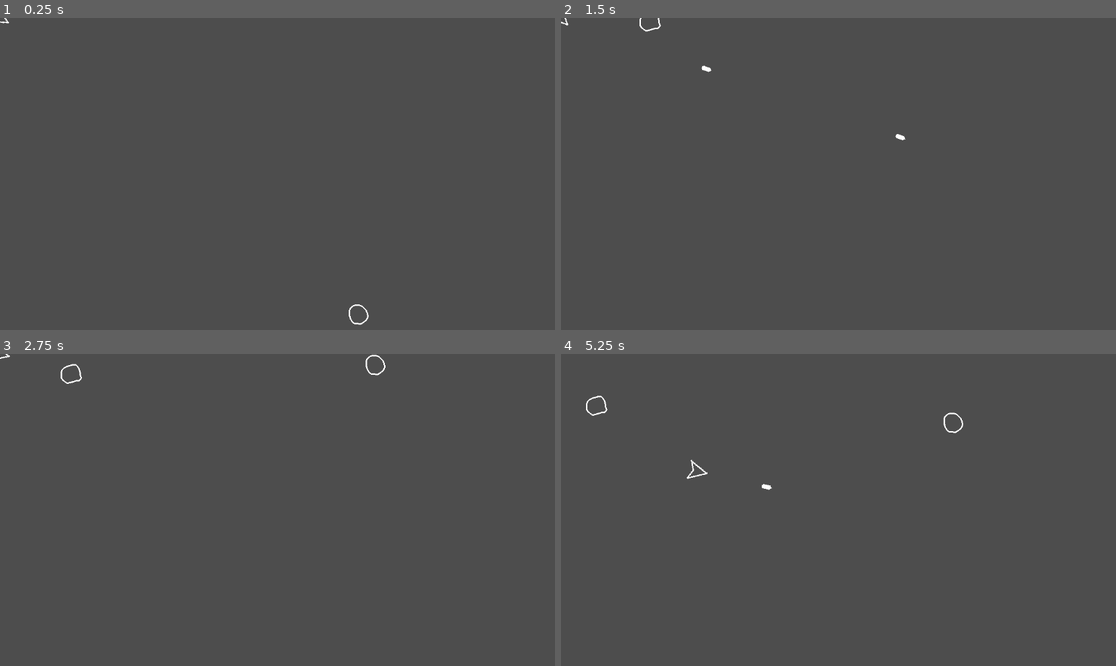
Above: before the commit, frames 1-4 (two rows, left to right).
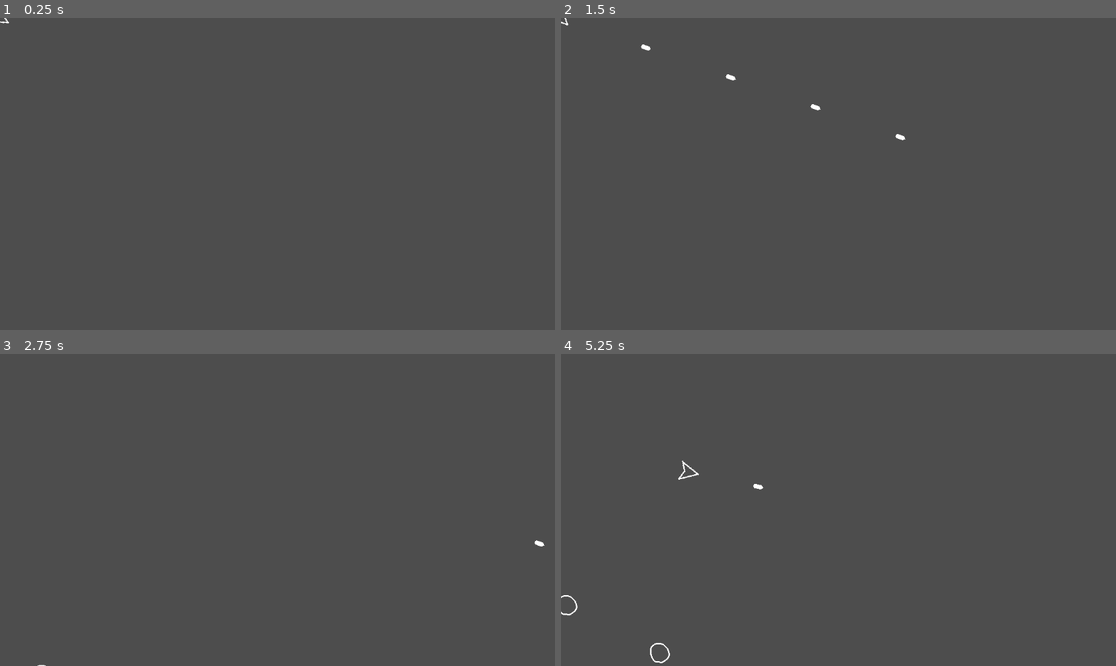
Above: after the commit, the same moments.

Repository: gwak-amole/atari-asteroids-knockoff
Game: Godot game, scene res://scenes/main.tscn
Two runs of this game, one before a commit and one after it. Both use one fixed random seed, a clock stepped at 60 frames per second and the inputs below. The project has no main scene, so this scene is started directly.
Inputs (mouse positions are in pixels of both pictures, inside the frame that each line leads up to):
- Up to frame 1 (0.25 s): no input
- Up to frame 2 (1.5 s): tap Enter at 0.5 s; move the mouse to (960, 158) at 0.52 s; hold Right 0.53-1.28 s; hold X (fire) 0.53-1.28 s; move the mouse to (727, 189) at 1.27 s; hold Down from 1.28 s (still down); tap Alt at 1.35 s
- Up to frame 3 (2.75 s): move the mouse to (333, 441) at 2.02 s; release Down at 2.03 s; hold Right from 2.03 s (still down); tap Shift at 2.1 s
- Up to frame 4 (5.25 s): move the mouse to (810, 572) at 2.77 s; release Right at 2.78 s; hold Z (thrust) 2.78-3.53 s; tap X (fire) at 2.85 s; move the mouse to (1005, 556) at 3.52 s; hold Left 3.53-5.03 s; tap Alt at 3.6 s; move the mouse to (672, 463) at 4.27 s; tap Shift at 4.35 s; move the mouse to (866, 510) at 5.02 s; hold Down from 5.03 s (still down); hold X (fire) from 5.03 s (still down)

The runs differ from the first frame. In frame 1, less than 0.1% of the frame differs, in the area x 62-67%, y 91-99%; in frame 2, 0.1%; in frame 3, 0.2%; in frame 4, 0.4%, in the area x 0-73%, y 13-100%.

Commit message:
spawning asteroids now. bullets also are concretely queue freed

Diff:
--- a/scenes/bullets.tscn
+++ b/scenes/bullets.tscn
@@ -18,3 +18,10 @@
 [node name="CollisionShape2D" type="CollisionShape2D" parent="bullet_area"]
 position = Vector2(0, -0.5)
 shape = SubResource("RectangleShape2D_hn0iw")
+
+[node name="VisibleOnScreenNotifier2D" type="VisibleOnScreenNotifier2D" parent="."]
+position = Vector2(2.38419e-07, -0.5)
+scale = Vector2(0.4, 0.45)
+
+[connection signal="area_entered" from="bullet_area" to="." method="_on_bullet_area_area_entered"]
+[connection signal="screen_exited" from="VisibleOnScreenNotifier2D" to="." method="_on_visible_on_screen_notifier_2d_screen_exited"]
--- a/scenes/main.tscn
+++ b/scenes/main.tscn
@@ -1,10 +1,11 @@
-[gd_scene load_steps=6 format=3 uid="uid://d0mxgq2vtm8qw"]
+[gd_scene load_steps=7 format=3 uid="uid://d0mxgq2vtm8qw"]
 
 [ext_resource type="PackedScene" uid="uid://dvqmg3836n7si" path="res://scenes/player.tscn" id="1_qnapj"]
 [ext_resource type="Script" path="res://scripts/bulletspawner.gd" id="2_16hm0"]
 [ext_resource type="PackedScene" uid="uid://bg30r36q7eh5s" path="res://scenes/bullets.tscn" id="3_foibn"]
 [ext_resource type="PackedScene" uid="uid://cpuhphpa3mg2w" path="res://scenes/small_asteroid.tscn" id="4_ta2tx"]
 [ext_resource type="PackedScene" uid="uid://c3u0ov0lj3jwx" path="res://scenes/medium_asteroid.tscn" id="5_a6cyl"]
+[ext_resource type="Script" path="res://scripts/asteroid_spawner.gd" id="6_ih4tc"]
 
 [node name="main" type="Node2D"]
 
@@ -15,12 +16,18 @@
 bullet = ExtResource("3_foibn")
 player = NodePath("../player")
 
-[node name="small asteroid" parent="." instance=ExtResource("4_ta2tx")]
-position = Vector2(229, -35)
+[node name="asteroid_spawner" type="Node" parent="." node_paths=PackedStringArray("asteroid_spawner")]
+script = ExtResource("6_ih4tc")
+small_asteroid = ExtResource("4_ta2tx")
+medium_asteroid = ExtResource("5_a6cyl")
+asteroid_spawner = NodePath(".")
 
-[node name="medium_asteroid" parent="." node_paths=PackedStringArray("spawner") instance=ExtResource("5_a6cyl")]
-position = Vector2(740, 604)
-small_asteroid = ExtResource("4_ta2tx")
-spawner = NodePath("../asteroid_spawner")
+[node name="small_timer" type="Timer" parent="asteroid_spawner"]
+autostart = true
 
-[node name="asteroid_spawner" type="Node" parent="."]
+[node name="medium_timer" type="Timer" parent="asteroid_spawner"]
+wait_time = 2.0
+autostart = true
+
+[connection signal="timeout" from="asteroid_spawner/small_timer" to="asteroid_spawner" method="_on_timer_timeout"]
+[connection signal="timeout" from="asteroid_spawner/medium_timer" to="asteroid_spawner" method="_on_medium_timer_timeout"]
--- a/scenes/medium_asteroid.tscn
+++ b/scenes/medium_asteroid.tscn
@@ -19,9 +19,9 @@
 [node name="CollisionShape2D" type="CollisionShape2D" parent="."]
 shape = SubResource("CircleShape2D_5udv2")
 
-[node name="Area2D" type="Area2D" parent="."]
+[node name="asteroid_area" type="Area2D" parent="."]
 
-[node name="CollisionShape2D" type="CollisionShape2D" parent="Area2D"]
+[node name="CollisionShape2D" type="CollisionShape2D" parent="asteroid_area"]
 shape = SubResource("CircleShape2D_lx7gc")
 
-[connection signal="area_entered" from="Area2D" to="." method="_on_area_2d_area_entered"]
+[connection signal="area_entered" from="asteroid_area" to="." method="_on_area_2d_area_entered"]
--- a/scenes/player.tscn
+++ b/scenes/player.tscn
@@ -17,5 +17,5 @@
 polygon = PackedVector2Array(-30.1714, -13.5652, -17.8286, 4.17391, -30.1714, 22.9565, 13.7143, 4.17391)
 
 [node name="attack_cooldown" type="Timer" parent="."]
-wait_time = 0.5
+wait_time = 0.2
 one_shot = true
--- a/scenes/small_asteroid.tscn
+++ b/scenes/small_asteroid.tscn
@@ -19,9 +19,9 @@
 [node name="CollisionShape2D" type="CollisionShape2D" parent="."]
 shape = SubResource("CircleShape2D_ac4ki")
 
-[node name="Area2D" type="Area2D" parent="."]
+[node name="asteroid_area" type="Area2D" parent="."]
 
-[node name="CollisionShape2D" type="CollisionShape2D" parent="Area2D"]
+[node name="CollisionShape2D" type="CollisionShape2D" parent="asteroid_area"]
 shape = SubResource("CircleShape2D_swilb")
 
-[connection signal="area_entered" from="Area2D" to="." method="_on_area_2d_area_entered"]
+[connection signal="area_entered" from="asteroid_area" to="." method="_on_area_2d_area_entered"]
--- /dev/null
+++ b/scripts/asteroid_spawner.gd
@@ -0,0 +1,40 @@
+extends Node
+
+@export var small_asteroid: PackedScene
+@export var medium_asteroid: PackedScene
+@export var asteroid_spawner: Node
+@onready var screen_size = get_viewport().get_visible_rect().size
+var rng = RandomNumberGenerator.new()
+
+func _ready():
+	rng.randomize()
+
+
+func _on_small_timer_timeout() -> void:
+	var instance = small_asteroid.instantiate()
+	add_child(instance)
+	var chance = rng.randi_range(1,4)
+	if (chance == 1):
+		instance.position = Vector2(-32, rng.randi_range(-32, screen_size.y + 32))
+	elif (chance == 2):
+		instance.position = Vector2(screen_size.x + 32, rng.randi_range(-32, screen_size.y+32))
+	elif (chance == 3):
+		instance.position = Vector2(rng.randi_range(-32, screen_size.x + 32), -32)
+	else:
+		instance.position = Vector2(rng.randi_range(-32, screen_size.x + 32), screen_size.y+32)
+
+
+func _on_medium_timer_timeout() -> void:
+	var instance = medium_asteroid.instantiate()
+	instance.small_asteroid = small_asteroid
+	instance.spawner = asteroid_spawner
+	add_child(instance)
+	var chance = rng.randi_range(1,4)
+	if (chance == 1):
+		instance.position = Vector2(-32, rng.randi_range(-32, screen_size.y + 32))
+	elif (chance == 2):
+		instance.position = Vector2(screen_size.x + 32, rng.randi_range(-32, screen_size.y+32))
+	elif (chance == 3):
+		instance.position = Vector2(rng.randi_range(-32, screen_size.x + 32), -32)
+	else:
+		instance.position = Vector2(rng.randi_range(-32, screen_size.x + 32), screen_size.y+32)
--- a/scripts/bullets.gd
+++ b/scripts/bullets.gd
@@ -1,6 +1,7 @@
 extends CharacterBody2D
 @export var speed = 800.0
 var direction: Vector2
+@onready var screen_size = get_viewport().get_visible_rect().size
 
 func _ready():
 	look_at(get_global_mouse_position())
@@ -9,3 +10,12 @@
 func _physics_process(delta):
 	velocity = direction.normalized() * speed
 	move_and_slide()
+
+
+func _on_visible_on_screen_notifier_2d_screen_exited() -> void:
+	queue_free()
+
+
+func _on_bullet_area_area_entered(area: Area2D) -> void:
+	if area.name == "asteroid_area":
+		queue_free()
